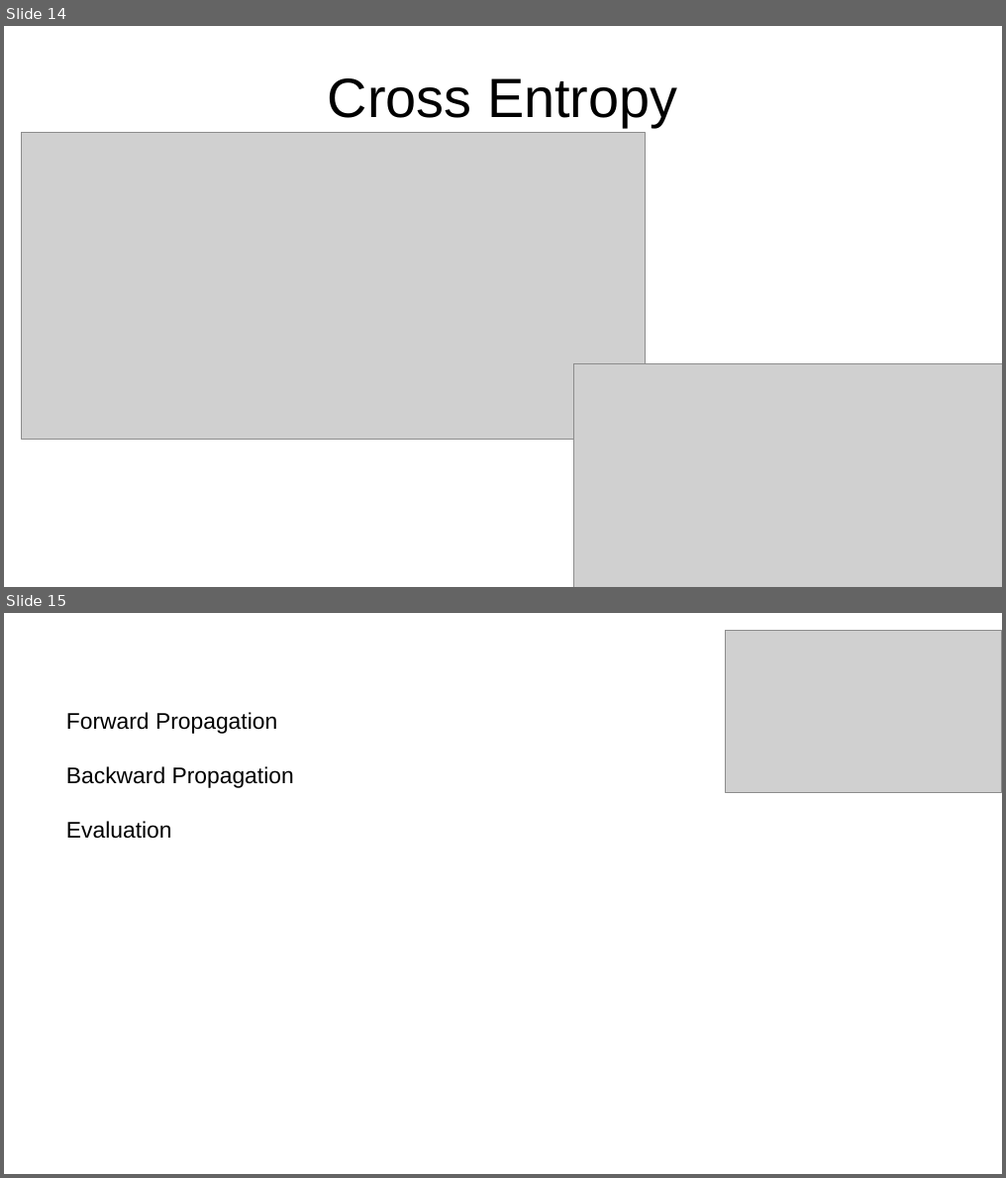
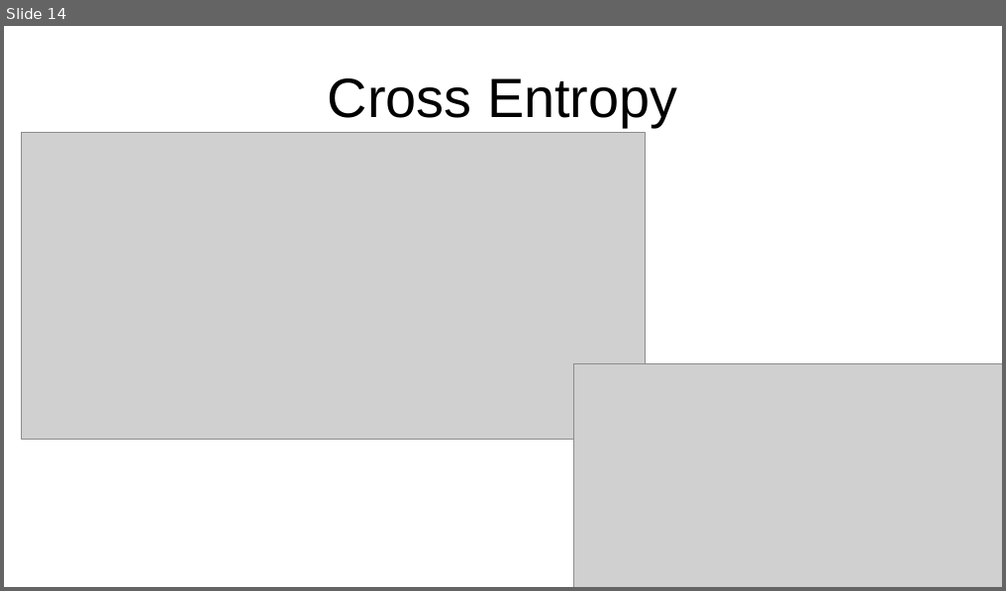
Before and after one commit to aliakbar1881/rezvan-1404, a slide deck: doc/NN&DL.odp. Shown one above the other, each under a label of ours: slides 14 and 15 before the commit, slide 14 after it. The pictures are 1006x1178 and 1006x591 pixels, drawn with LibreOffice and Linux fonts; fonts in the diff are those of the drawing; grey boxes stand for pictures. Boxes give left, top, right and bottom in pixels: in the first picture for what was removed or moved away, otherwise in the second. Text is boxed around its words. In the diff, an @@ line names an element or a change of style, - is before the commit and + after.

```diff
--- a/doc/NN&DL.odp
+++ b/doc/NN&DL.odp
@@ slide 15 removed at bbox=[4, 613, 1002, 1174], background #FFFFFF @@
@@ picture removed at bbox=[726, 631, 1002, 793] @@
@@ text removed at bbox=[66, 712, 294, 839] @@
-Forward Propagation
-Backward Propagation
-Evaluation
```
Also in this commit, not shown: 2 slides added, 4 other files.
